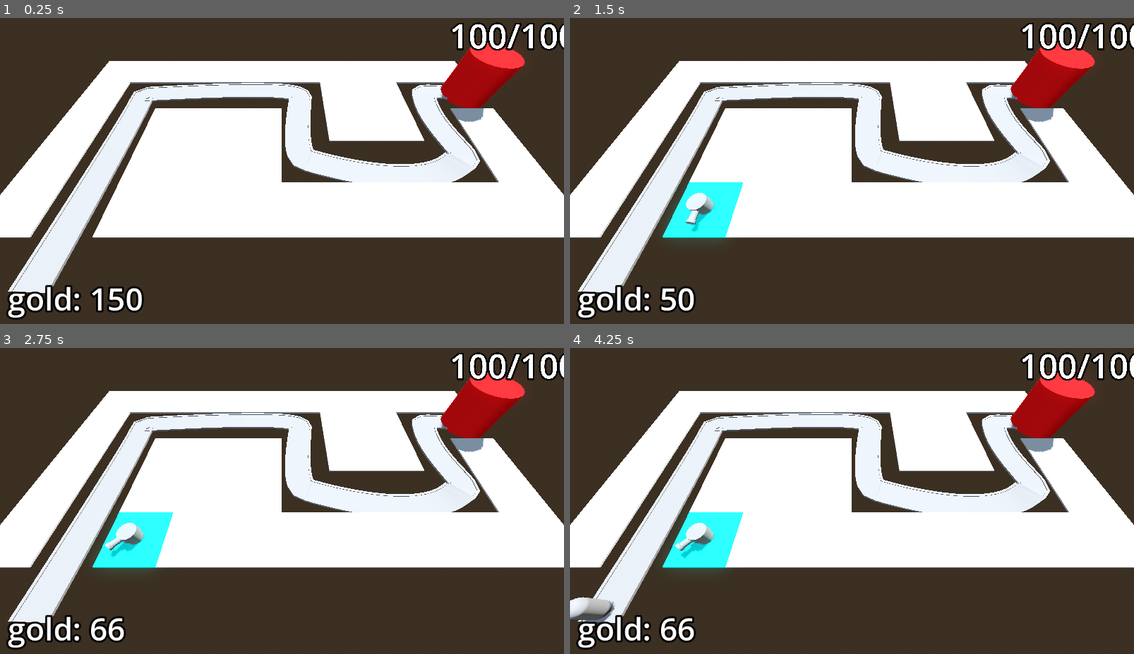
Above: before the commit, frames 1-4 (two rows, left to right).
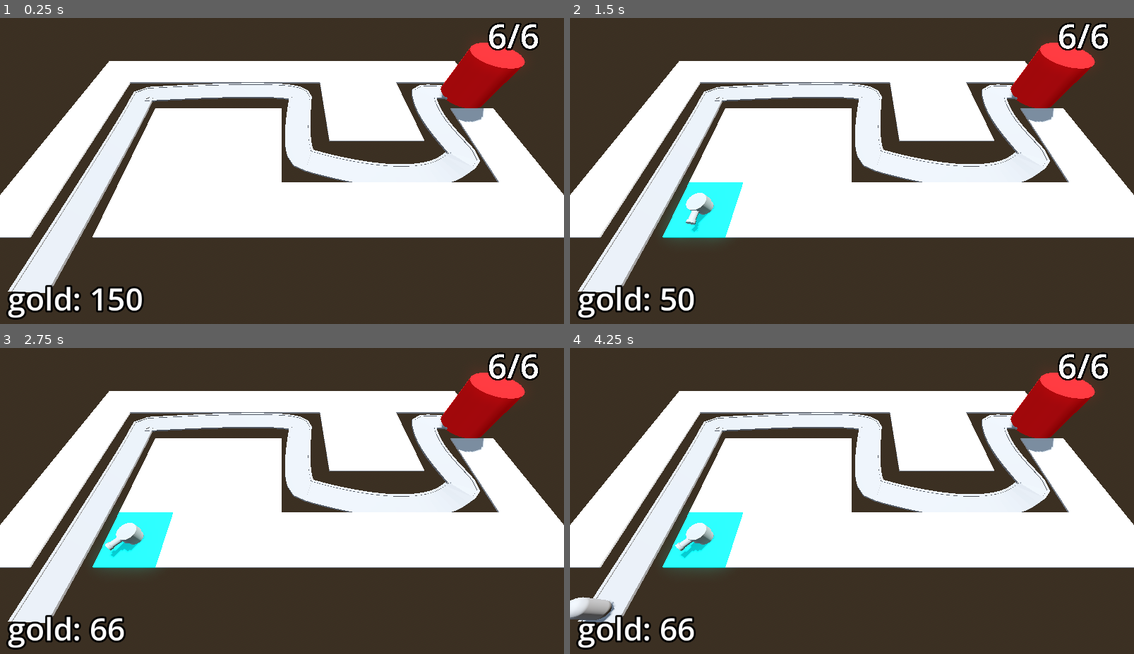
Above: after the commit, the same moments.

Repository: EsbenNyboe/TowerDefense
Game: Godot game, scene res://BaseLevel.tscn
The game is run twice, just before and just after one commit, with the same random seed, the same clock (stepped at 60 frames per second) and the same inputs.
Inputs (mouse positions are in pixels of both pictures, inside the frame that each line leads up to):
- Up to frame 1 (0.25 s): no input
- Up to frame 2 (1.5 s): tap Enter at 0.5 s; move the mouse to (976, 152) at 0.52 s; press the mouse at (976, 152) at 0.53 s; tap Space at 1.25 s; move the mouse to (739, 186) at 1.27 s; release the mouse at (739, 186) at 1.28 s; click (739, 186) at 1.35 s
- Up to frame 3 (2.75 s): tap Enter at 2 s; move the mouse to (338, 430) at 2.02 s; press the mouse at (338, 430) at 2.03 s
- Up to frame 4 (4.25 s): tap Space at 2.75 s; move the mouse to (823, 562) at 2.77 s; release the mouse at (823, 562) at 2.78 s; click (823, 562) at 2.85 s; tap Enter at 3.5 s; move the mouse to (1021, 546) at 3.52 s; press the mouse at (1021, 546) at 3.53 s

The runs differ from the first frame. In frame 1, 1.0% of the frame differs, in the area x 79-100%, y 1-11%; in frame 2, 1.0%; in frame 3, 1.0%; in frame 4, 1.0%.

Commit message:
Fix error: is_inside_tree

Diff:
--- a/barbarianblaster/BaseLevel.tscn
+++ b/barbarianblaster/BaseLevel.tscn
@@ -77,7 +77,7 @@
 path_simplify_angle = 0.0
 path_rotation = 2
 path_rotation_accurate = false
-path_local = false
+path_local = true
 path_continuous_u = true
 path_u_distance = 1.0
 path_joined = false
@@ -91,7 +91,7 @@
 path_simplify_angle = 0.0
 path_rotation = 2
 path_rotation_accurate = false
-path_local = false
+path_local = true
 path_continuous_u = true
 path_u_distance = 1.0
 path_joined = false
@@ -105,7 +105,7 @@
 path_simplify_angle = 0.0
 path_rotation = 2
 path_rotation_accurate = false
-path_local = false
+path_local = true
 path_continuous_u = true
 path_u_distance = 1.0
 path_joined = false
@@ -116,7 +116,7 @@
 
 [node name="Base" parent="." instance=ExtResource("3_knq2t")]
 transform = Transform3D(1, 0, 0, 0, 1, 0, 0, 0, 1, 18, 0, 2)
-max_health = 100
+max_health = 6
 
 [node name="TurretManager" type="Node3D" parent="." node_paths=PackedStringArray("enemy_path")]
 script = ExtResource("5_cwwxe")
